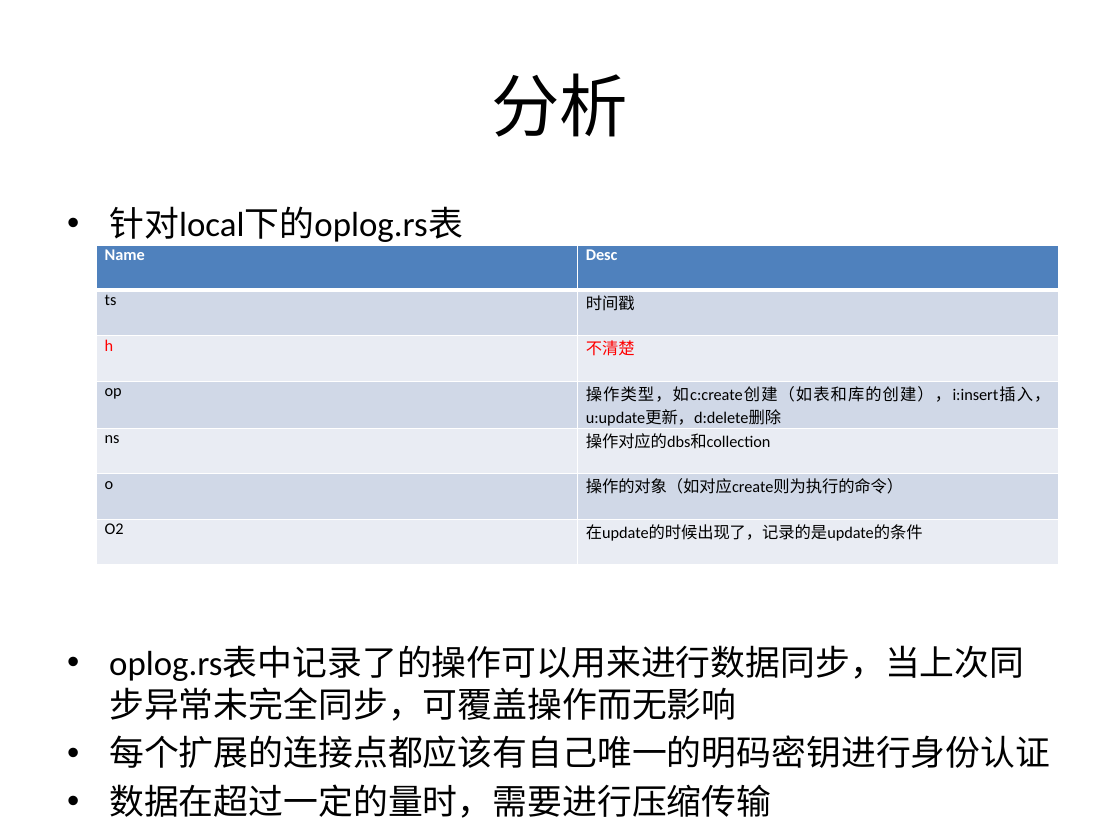
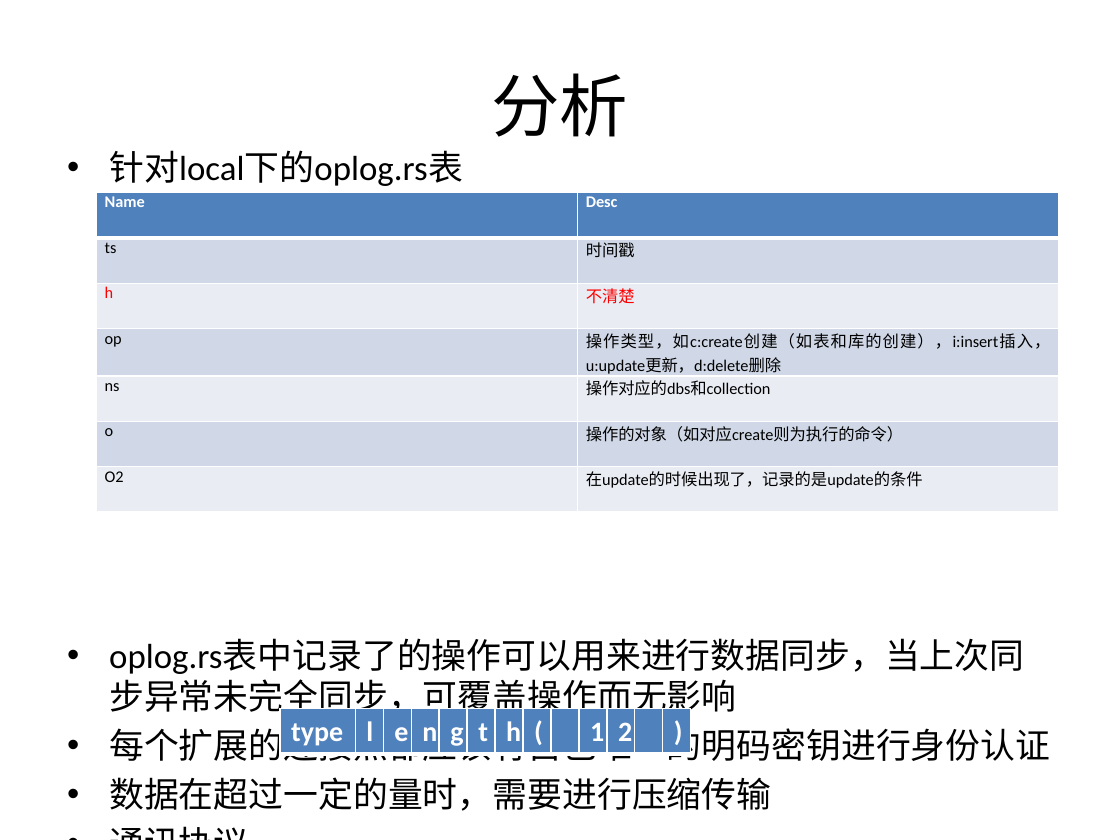
Before and after one commit to samoin/sync-mongodb-clusters, a slide deck: slide 3 of nodejs sync mongodb-cluster.pptx. Drawn at 1120x840 pixels with LibreOffice and Linux fonts; fonts in the diff are those of the drawing; background and template pictures are left out. Boxes give left, top, right and bottom in pixels: in the first picture for what was removed or moved away, otherwise in the second. Text is boxed around its words. In the diff, an @@ line names an element or a change of style, - is before the commit and + after.

Commit message:
修改为对mongodb错误记录的问题

```diff
--- a/nodejs sync mongodb-cluster.pptx
+++ b/nodejs sync mongodb-cluster.pptx
@@ text at [109, 150, 1050, 811]: paragraph added @@
+• 通讯协议: ……
@@ text "针对local下的oplog.rs表": place and size @@
-text "针对local下的oplog.rs表" at [109, 206, 1050, 818]
+text "针对local下的oplog.rs表" at [109, 150, 1050, 811]
@@ table: place and size @@
-table at [96, 245, 1060, 563]
+table at [96, 193, 1060, 511]
@@ table added at [280, 709, 691, 755], 1 rows, 13 columns @@
+type | l | e | n | g | t | h | ( |  | 1 | 2 |  | )
```
Also in this commit, not shown: 6 other slides changed, 1 slide added, 3 other files.
